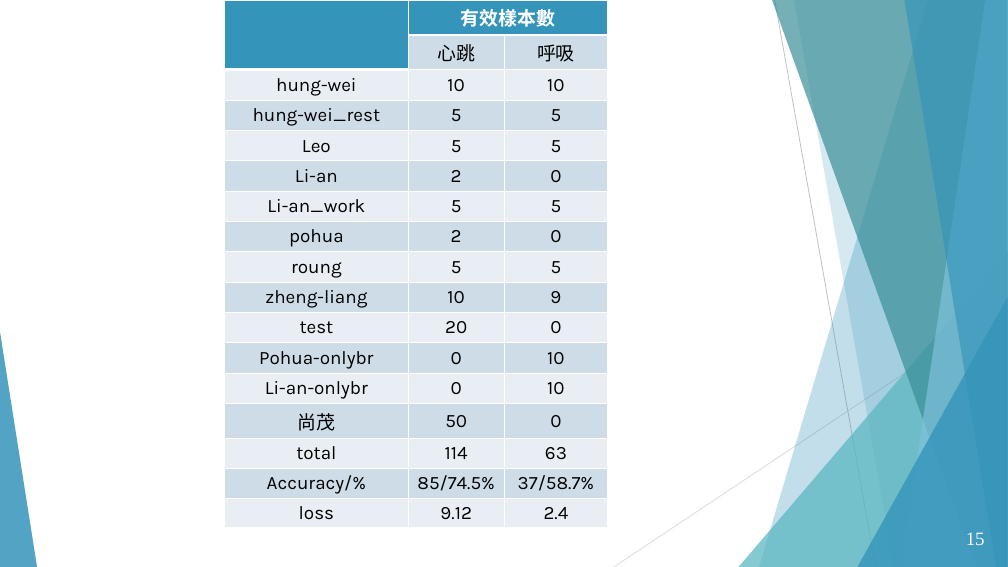
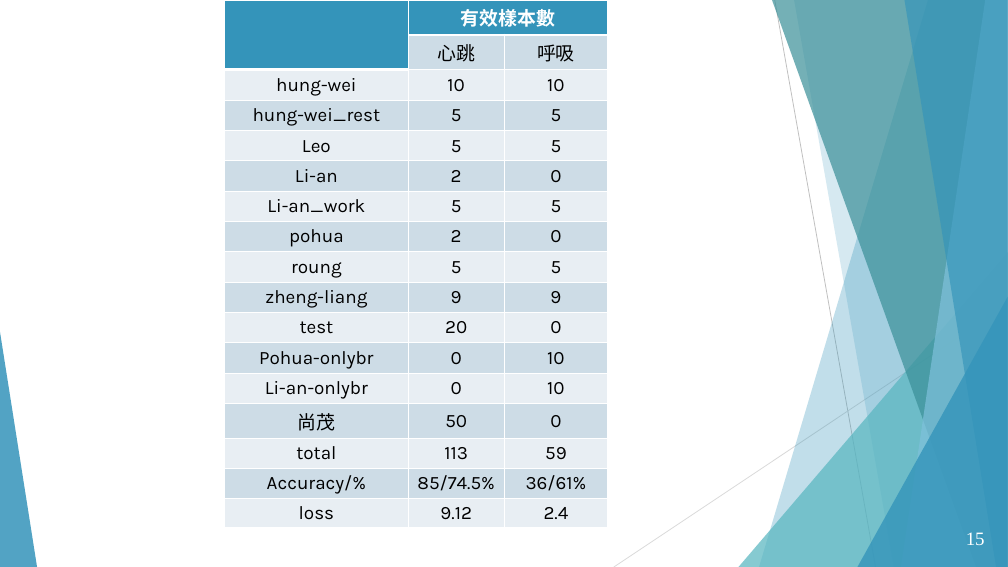
Before and after one commit to ananzeng/mmwave_vsd, a slide deck: slide 15 of 資料庫分析.pptx. Drawn at 1008x567 pixels with LibreOffice and Linux fonts; fonts in the diff are those of the drawing; background and template pictures are left out. Boxes give left, top, right and bottom in pixels: in the first picture for what was removed or moved away, otherwise in the second. Text is boxed around its words. In the diff, an @@ line names an element or a change of style, - is before the commit and + after.

```diff
--- a/資料庫分析.pptx
+++ b/資料庫分析.pptx
@@ table at bbox=[225, 0, 608, 524] @@
-row 10, column 2: 10
+row 10, column 2: 9
-row 15, column 2: 114
+row 15, column 2: 113
-row 15, column 3: 63
+row 15, column 3: 59
-row 16, column 3: 37/58.7%
+row 16, column 3: 36/61%
```
Also in this commit, not shown: 2 other files.
